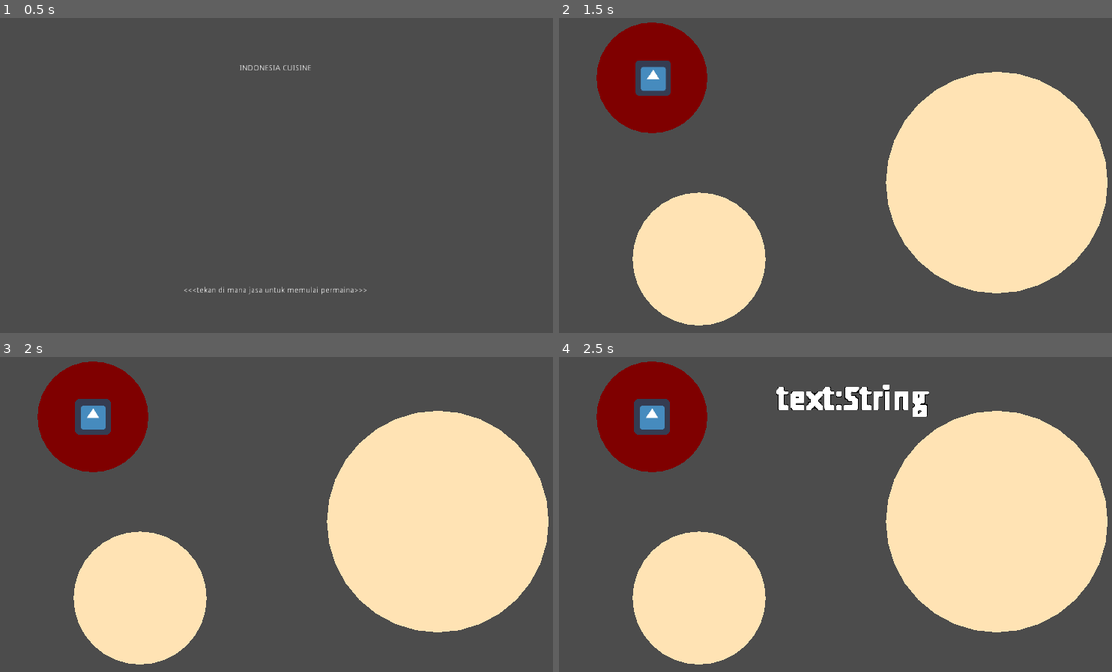
Above: before the commit, frames 1-4 (two rows, left to right).
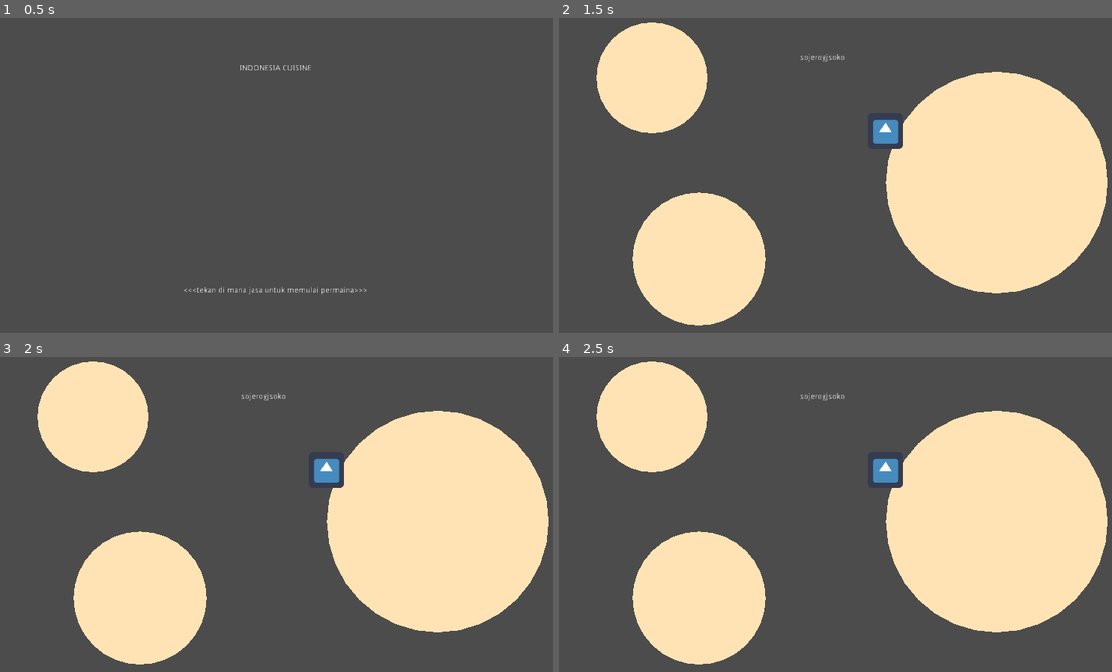
Above: after the commit, the same moments.

Repository: raimess11/Indonesia-Cuisine
Game: Godot game, scene res://Menu/LandingMenu.tscn
Two runs of this game, one before a commit and one after it. Both use one fixed random seed, a clock stepped at 60 frames per second and the inputs below. The engine's default icon, where the game draws it, is replaced by a stand-in: a white triangle on a blue panel in a dark square.
Inputs (mouse positions are in pixels of both pictures, inside the frame that each line leads up to):
- Up to frame 1 (0.5 s): no input
- Up to frame 2 (1.5 s): tap Enter at 0.5 s; move the mouse to (968, 162) at 0.52 s; click (968, 162) at 0.6 s; click "MULAI" at 1.25 s
- Up to frame 3 (2 s): no input
- Up to frame 4 (2.5 s): tap Space at 2 s; move the mouse to (653, 416) at 2.02 s; click (653, 416) at 2.1 s

Frame 1 is identical in both runs. In frame 2, 6.0% of the frame differs, in the area x 6-63%, y 1-42%; in frame 3, 6.0%; in frame 4, 7.3%, in the area x 6-67%, y 1-42%.

Commit message:
UI Stage

Diff:
--- a/Component/DropPoint/DragNDropPoint.gd
+++ b/Component/DropPoint/DragNDropPoint.gd
@@ -1,6 +1,13 @@
 extends Node2D
 
-export var radius:int
+var radius:int = 10
+
+onready var item = preload("res://Component/Item/Item.tscn")
+
+#func _ready():
+#	var new_item = item.instance()
+#	new_item.global_position = global_position
+#	get_tree().current_scene.add_child(new_item)
 
 func _draw():
 	draw_circle(Vector2.ZERO, radius, Color.moccasin)
--- a/Component/DropPoint/DragNDropPoint.tscn
+++ b/Component/DropPoint/DragNDropPoint.tscn
@@ -4,4 +4,3 @@
 
 [node name="DragNDropPoint" type="Node2D" groups=["DropPoint"]]
 script = ExtResource( 1 )
-radius = 10
--- /dev/null
+++ b/Component/InfomationBox/InfomationBox.gd
@@ -0,0 +1,15 @@
+extends Control
+
+export(Array,String) var Objective_list
+
+onready var Objective = preload("res://Component/Objective/Objective.tscn")
+
+func _ready():
+	for obj in Objective_list:
+		var new_Objective = Objective.instance()
+		new_Objective.OBJECTIVE = obj
+		new_Objective.bbcode_enabled = true
+		if "Objective" in obj:
+			$VBoxContainer/ObjectiveSection/OBJECTIVE.add_child(new_Objective)
+		if "Resep" in obj:
+			$VBoxContainer/ResepSection/RESEP.add_child(new_Objective)
--- /dev/null
+++ b/Component/InfomationBox/InfomationBox.tscn
@@ -0,0 +1,52 @@
+[gd_scene load_steps=2 format=2]
+
+[ext_resource path="res://Component/InfomationBox/InfomationBox.gd" type="Script" id=1]
+
+[node name="InfomationBox" type="Control"]
+anchor_left = 1.0
+anchor_right = 1.0
+margin_left = -348.0
+margin_top = 58.0
+margin_right = -63.0
+margin_bottom = 522.0
+script = ExtResource( 1 )
+Objective_list = [ "Objective nasi goreng", "Resep Nasi putih" ]
+
+[node name="VBoxContainer" type="VBoxContainer" parent="."]
+anchor_right = 1.0
+anchor_bottom = 1.0
+
+[node name="ObjectiveSection" type="AspectRatioContainer" parent="VBoxContainer"]
+margin_right = 285.0
+margin_bottom = 230.0
+size_flags_vertical = 3
+
+[node name="OBJECTIVE" type="VBoxContainer" parent="VBoxContainer/ObjectiveSection"]
+margin_left = 27.5
+margin_right = 257.5
+margin_bottom = 230.0
+
+[node name="OBJECTIVE" type="Label" parent="VBoxContainer/ObjectiveSection/OBJECTIVE"]
+margin_right = 230.0
+margin_bottom = 14.0
+grow_horizontal = 0
+grow_vertical = 0
+text = "OBJECTIVE"
+
+[node name="ResepSection" type="AspectRatioContainer" parent="VBoxContainer"]
+margin_top = 234.0
+margin_right = 285.0
+margin_bottom = 464.0
+size_flags_vertical = 3
+
+[node name="RESEP" type="VBoxContainer" parent="VBoxContainer/ResepSection"]
+margin_left = 27.5
+margin_right = 257.5
+margin_bottom = 230.0
+
+[node name="RESEP" type="Label" parent="VBoxContainer/ResepSection/RESEP"]
+margin_right = 230.0
+margin_bottom = 14.0
+grow_horizontal = 0
+grow_vertical = 0
+text = "RESEP"
--- a/Component/Item/Item.gd
+++ b/Component/Item/Item.gd
@@ -1,18 +1,20 @@
 extends Node2D
 
-var DropPoint
+onready var DropPoint = global_position
 var DropPoint_list:Array = []
 
-export(NodePath) var textadd
-
-onready var popText = get_node(textadd)
+onready var popText = preload("res://Component/PopText/popText.tscn")
 
 var selected:bool
 
 func _ready():
 	DropPoint_list = get_tree().get_nodes_in_group("DropPoint")
-	DropPoint = DropPoint_list[0].global_position
-	DropPoint_list[0].select()
+
+	for point in DropPoint_list:
+			var distance = global_position.distance_to(point.global_position)
+			if distance < point.radius:
+				point.select()
+				DropPoint = point.global_position
 
 func _on_Area2D_input_event(viewport, event, shape_idx):
 	if Input.is_action_just_pressed("click"):
@@ -27,14 +29,13 @@
 func _input(event):
 	if Input.is_action_just_released("click"):
 		if selected == true:
-			popText.pop_zoom("text:String", 5)
+			var new_popText = popText.instance()
+			new_popText.global_position = Vector2.ONE*get_viewport_rect().size/2
+			get_tree().current_scene.add_child(new_popText)
+			new_popText.pop_zoom("text:String", 5)
 		selected = false
 		for point in DropPoint_list:
 			var distance = global_position.distance_to(point.global_position)
 			if distance < point.radius:
 				point.select()
 				DropPoint = point.global_position
-
-
-func droped():
-	pass
--- /dev/null
+++ b/Component/Objective/Objective.gd
@@ -0,0 +1,17 @@
+extends RichTextLabel
+
+export var OBJECTIVE:String = "Objective"
+
+func _ready():
+	if "Objective" in OBJECTIVE:
+		add_to_group("Objective")
+#		OBJECTIVE = OBJECTIVE
+	elif "Resep" in OBJECTIVE:
+		add_to_group("Resep")
+#		OBJECTIVE = "Resep"
+	bbcode_text = '>' + OBJECTIVE
+
+func check(activity):
+	if activity==OBJECTIVE:
+		OBJECTIVE =  "[s]{"+OBJECTIVE+"}[/s]"
+		text = '>' + OBJECTIVE
--- /dev/null
+++ b/Component/Objective/Objective.tscn
@@ -0,0 +1,16 @@
+[gd_scene load_steps=2 format=2]
+
+[ext_resource path="res://Component/Objective/Objective.gd" type="Script" id=1]
+
+[node name="Control" type="RichTextLabel"]
+anchor_top = 0.5
+anchor_bottom = 0.5
+margin_top = -320.0
+margin_right = 1080.0
+margin_bottom = 320.0
+grow_horizontal = 0
+grow_vertical = 0
+size_flags_horizontal = 3
+size_flags_vertical = 3
+bbcode_enabled = true
+script = ExtResource( 1 )
--- a/Component/PopText/popText.gd
+++ b/Component/PopText/popText.gd
@@ -6,6 +6,10 @@
 var max_zoom = 2
 var zoom = 1
 var show = false
+
+func _ready():
+	#label.rect_pivot_offset.x = label.rect_size.x
+	pass
 
 func _physics_process(delta):
 	if !show:
--- a/Component/PopText/popText.tscn
+++ b/Component/PopText/popText.tscn
@@ -7,13 +7,13 @@
 
 [node name="Label" type="Label" parent="."]
 anchor_left = 0.5
-anchor_top = 0.5
+anchor_top = 1.0
 anchor_right = 0.5
-anchor_bottom = 0.5
-margin_left = -20.0
-margin_top = -7.0
-margin_right = 20.0
-margin_bottom = 7.0
+anchor_bottom = 1.0
+margin_left = -40.5
+margin_top = -14.0
+margin_right = 40.5
+text = "sojerogjsoko"
 align = 1
 valign = 1
 
--- /dev/null
+++ b/Level/Level00.tscn
@@ -0,0 +1,13 @@
+[gd_scene load_steps=2 format=2]
+
+[ext_resource path="res://Component/DropPoint/DragNDropPoint.tscn" type="PackedScene" id=3]
+
+[node name="Level" type="Node2D"]
+
+[node name="DragNDropPoint" parent="." instance=ExtResource( 3 )]
+position = Vector2( 198, 210 )
+radius = 60
+
+[node name="DragNDropPoint2" parent="." instance=ExtResource( 3 )]
+position = Vector2( 199, 468 )
+radius = 100
--- /dev/null
+++ b/Level/Template/CookingTemplate.tscn
@@ -0,0 +1,43 @@
+[gd_scene load_steps=4 format=2]
+
+[ext_resource path="res://Component/Item/Item.tscn" type="PackedScene" id=1]
+[ext_resource path="res://Component/InfomationBox/InfomationBox.tscn" type="PackedScene" id=2]
+[ext_resource path="res://Component/DropPoint/DragNDropPoint.tscn" type="PackedScene" id=3]
+
+[node name="Level" type="Node2D"]
+
+[node name="DragNDropPoint" parent="." instance=ExtResource( 3 )]
+position = Vector2( 531, 433 )
+
+[node name="Item" parent="." instance=ExtResource( 1 )]
+position = Vector2( 670, 555 )
+
+[node name="Item2" parent="." instance=ExtResource( 1 )]
+position = Vector2( 527, 427 )
+
+[node name="Item3" parent="." instance=ExtResource( 1 )]
+position = Vector2( 367, 429 )
+
+[node name="Item4" parent="." instance=ExtResource( 1 )]
+position = Vector2( 851, 429 )
+
+[node name="Item5" parent="." instance=ExtResource( 1 )]
+position = Vector2( 1001, 420 )
+
+[node name="InfomationBox" parent="Item5" instance=ExtResource( 2 )]
+margin_left = -956.0
+margin_top = -389.0
+margin_right = -671.0
+margin_bottom = 75.0
+
+[node name="DragNDropPoint2" parent="." instance=ExtResource( 3 )]
+position = Vector2( 360, 431 )
+
+[node name="DragNDropPoint3" parent="." instance=ExtResource( 3 )]
+position = Vector2( 664, 559 )
+
+[node name="DragNDropPoint4" parent="." instance=ExtResource( 3 )]
+position = Vector2( 849, 427 )
+
+[node name="DragNDropPoint5" parent="." instance=ExtResource( 3 )]
+position = Vector2( 1000, 415 )
--- /dev/null
+++ b/Level/Template/PlatingTemplate.tscn
@@ -0,0 +1,37 @@
+[gd_scene load_steps=4 format=2]
+
+[ext_resource path="res://Component/Item/Item.tscn" type="PackedScene" id=1]
+[ext_resource path="res://Component/InfomationBox/InfomationBox.tscn" type="PackedScene" id=2]
+[ext_resource path="res://Component/DropPoint/DragNDropPoint.tscn" type="PackedScene" id=3]
+
+[node name="Level" type="Node2D"]
+
+[node name="DragNDropPoint" parent="." instance=ExtResource( 3 )]
+position = Vector2( 492, 469 )
+
+[node name="DragNDropPoint3" parent="." instance=ExtResource( 3 )]
+position = Vector2( 303, 465 )
+
+[node name="DragNDropPoint4" parent="." instance=ExtResource( 3 )]
+position = Vector2( 682, 465 )
+
+[node name="Item2" parent="." instance=ExtResource( 1 )]
+position = Vector2( 309, 461 )
+
+[node name="Item3" parent="." instance=ExtResource( 1 )]
+position = Vector2( 190, 465 )
+
+[node name="Item4" parent="." instance=ExtResource( 1 )]
+position = Vector2( 488, 471 )
+
+[node name="Item5" parent="." instance=ExtResource( 1 )]
+position = Vector2( 681, 463 )
+
+[node name="DragNDropPoint2" parent="." instance=ExtResource( 3 )]
+position = Vector2( 199, 468 )
+
+[node name="InfomationBox" parent="." instance=ExtResource( 2 )]
+margin_left = 758.0
+margin_top = 28.0
+margin_right = 1043.0
+margin_bottom = 492.0
--- /dev/null
+++ b/Level/Template/PrepareTemplate.tscn
@@ -0,0 +1,67 @@
+[gd_scene load_steps=4 format=2]
+
+[ext_resource path="res://Component/Item/Item.tscn" type="PackedScene" id=1]
+[ext_resource path="res://Component/InfomationBox/InfomationBox.tscn" type="PackedScene" id=2]
+[ext_resource path="res://Component/DropPoint/DragNDropPoint.tscn" type="PackedScene" id=3]
+
+[node name="Level" type="Node2D"]
+
+[node name="bahan1" parent="." instance=ExtResource( 3 )]
+position = Vector2( 135, 233 )
+
+[node name="InfomationBox" parent="bahan1" instance=ExtResource( 2 )]
+margin_left = 610.0
+margin_top = -204.0
+margin_right = 895.0
+margin_bottom = 260.0
+
+[node name="WADAH" parent="." instance=ExtResource( 3 )]
+position = Vector2( 499, 497 )
+
+[node name="bahan2" parent="." instance=ExtResource( 3 )]
+position = Vector2( 137, 328 )
+
+[node name="bahan3" parent="." instance=ExtResource( 3 )]
+position = Vector2( 135, 143 )
+
+[node name="bahan4" parent="." instance=ExtResource( 3 )]
+position = Vector2( 237, 141 )
+
+[node name="bahan7" parent="." instance=ExtResource( 3 )]
+position = Vector2( 457, 237 )
+
+[node name="bahan8" parent="." instance=ExtResource( 3 )]
+position = Vector2( 559, 235 )
+
+[node name="bahan5" parent="." instance=ExtResource( 3 )]
+position = Vector2( 235, 230 )
+
+[node name="bahan6" parent="." instance=ExtResource( 3 )]
+position = Vector2( 233, 326 )
+
+[node name="Item" parent="." instance=ExtResource( 1 )]
+position = Vector2( 499, 491 )
+
+[node name="Item2" parent="." instance=ExtResource( 1 )]
+position = Vector2( 240, 327 )
+
+[node name="Item3" parent="." instance=ExtResource( 1 )]
+position = Vector2( 131, 335 )
+
+[node name="Item4" parent="." instance=ExtResource( 1 )]
+position = Vector2( 127, 241 )
+
+[node name="Item5" parent="." instance=ExtResource( 1 )]
+position = Vector2( 229, 233 )
+
+[node name="Item6" parent="." instance=ExtResource( 1 )]
+position = Vector2( 138, 137 )
+
+[node name="Item7" parent="." instance=ExtResource( 1 )]
+position = Vector2( 246, 143 )
+
+[node name="Item8" parent="." instance=ExtResource( 1 )]
+position = Vector2( 463, 237 )
+
+[node name="Item9" parent="." instance=ExtResource( 1 )]
+position = Vector2( 557, 235 )
--- a/Menu/LevelMenu.gd
+++ b/Menu/LevelMenu.gd
@@ -24,8 +24,7 @@
 	for makanan in scene_list:
 		var button = Button.new()
 		button.connect("button_down",self,"hidangan_selected",[makanan])
-		button.size_flags_horizontal = 3
-		button.size_flags_vertical = 3
+		button.rect_min_size.y = 80
 		MenuHidangan.add_child(button)
 
 func hidangan_selected(makanan:String):
--- a/Menu/LevelMenu.tscn
+++ b/Menu/LevelMenu.tscn
@@ -6,7 +6,7 @@
 anchor_right = 1.0
 anchor_bottom = 1.0
 script = ExtResource( 1 )
-list = [ "res://World.tscn", "res://World2.tscn" ]
+list = [ "res://Level/Template/PrepareTemplate.tscn", "res://World.tscn", "res://World2.tscn", "res://Level/Template/PlatingTemplate.tscn", "res://Level/Template/CookingTemplate.tscn" ]
 
 [node name="HBoxContainer" type="HBoxContainer" parent="."]
 anchor_top = 0.5
--- a/World.tscn
+++ b/World.tscn
@@ -20,7 +20,6 @@
 
 [node name="Item" parent="." instance=ExtResource( 2 )]
 position = Vector2( 632, 231 )
-textadd = NodePath("../popText")
 
 [node name="popText" parent="." instance=ExtResource( 3 )]
 position = Vector2( 519, 106 )
--- a/World2.tscn
+++ b/World2.tscn
@@ -2,7 +2,7 @@
 
 [ext_resource path="res://Component/DropPoint/DragNDropPoint.tscn" type="PackedScene" id=1]
 [ext_resource path="res://Component/Item/Item.tscn" type="PackedScene" id=2]
-[ext_resource path="res://Component/PopText/popText.tscn" type="PackedScene" id=3]
+[ext_resource path="res://Component/InfomationBox/InfomationBox.tscn" type="PackedScene" id=4]
 
 [node name="World" type="Node2D"]
 
@@ -20,7 +20,9 @@
 
 [node name="Item" parent="." instance=ExtResource( 2 )]
 position = Vector2( 632, 231 )
-textadd = NodePath("../popText")
 
-[node name="popText" parent="." instance=ExtResource( 3 )]
-position = Vector2( 551, 182 )
+[node name="InfomationBox" parent="." instance=ExtResource( 4 )]
+margin_left = 728.0
+margin_top = 34.0
+margin_right = 1013.0
+margin_bottom = 498.0
Not shown, changed: Export/Indonesia Cuisine.pck
